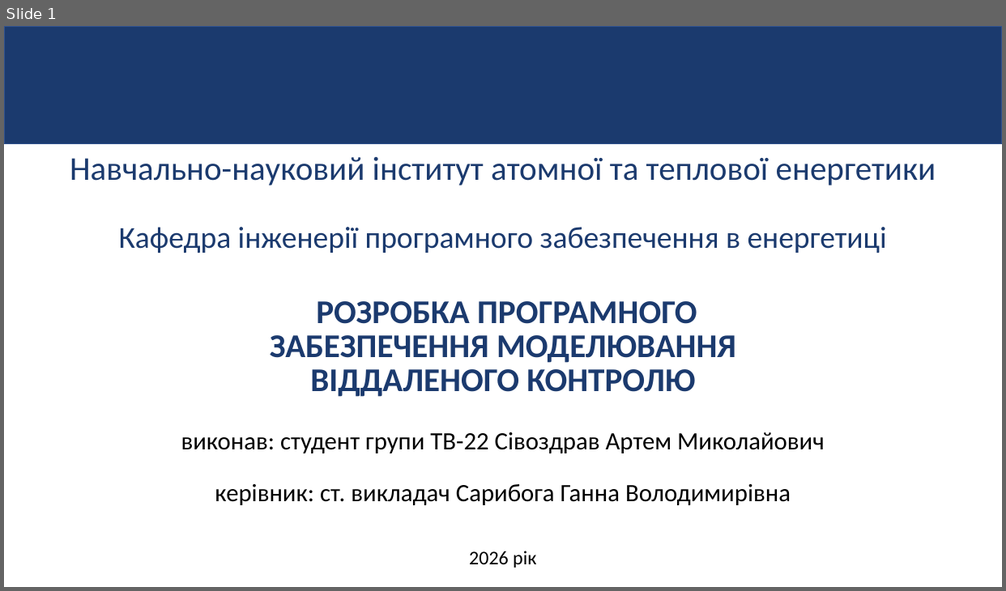
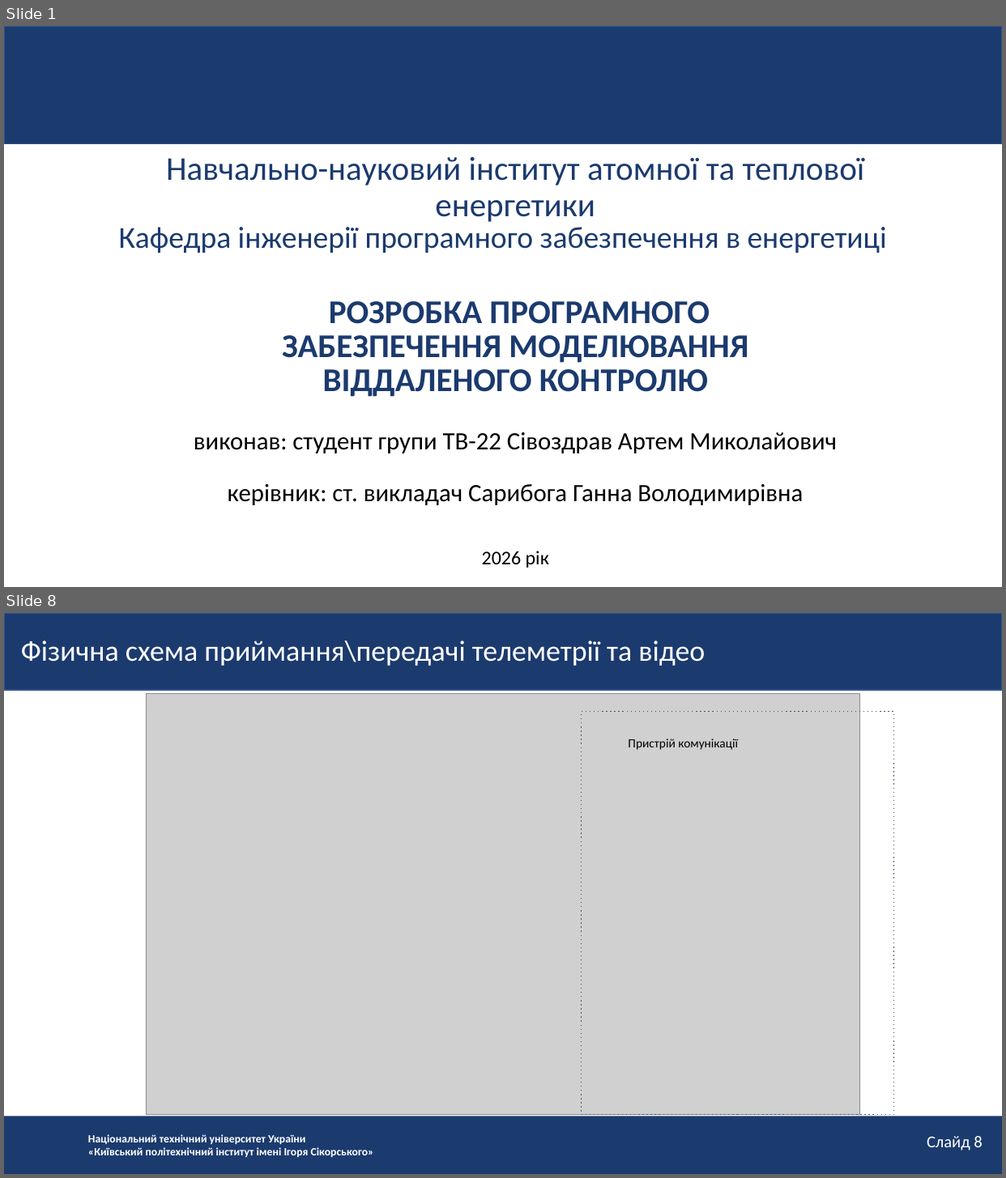
Before and after one commit to ArtemSivozdraw/diplom, a slide deck: Презентація на захист ПП Сівоздрав.pptx. Shown one above the other, each under a label of ours: slide 1 before the commit, slides 1 and 8 after it; the slides between them are not shown. The pictures are 1006x591 and 1006x1178 pixels, drawn with LibreOffice and Linux fonts; fonts in the diff are those of the drawing; grey boxes stand for pictures; background and template pictures are left out. Boxes give left, top, right and bottom in pixels: in the first picture for what was removed or moved away, otherwise in the second. Text is boxed around its words. In the diff, an @@ line names an element or a change of style, - is before the commit and + after.

```diff
--- a/Презентація на захист ПП Сівоздрав.pptx
+++ b/Презентація на захист ПП Сівоздрав.pptx
@@ slide 8 added at box(4, 613, 1002, 1174), background #FFFFFF @@
@@ rectangle added at box(4, 613, 1002, 690), fill #1B3A6E, outline #325490 1 pt @@
@@ text added at box(21, 641, 705, 666), 21 pt, text #FFFFFF @@
+Фізична схема приймання\передачі телеметрії та відео
@@ picture added at box(146, 694, 859, 1115) @@
@@ rectangle added at box(581, 712, 893, 1115), outline #44546A 0.75 pt dashed @@
@@ text added at box(628, 739, 738, 750), 9 pt, text #000000 @@
+Пристрій комунікації
@@ rectangle added at box(4, 1116, 1002, 1174), fill #1B3A6E @@
@@ text added at box(88, 1135, 374, 1157), 8 pt, text #FFFFFF, bold @@
+Національний технічний університет України
+«Київський політехнічний інститут імені Ігоря Сікорського»
@@ text added at box(927, 1136, 982, 1151), 12 pt, text #FFFFFF @@
+Слайд 8
@@ slide 1 changed as well @@
@@ less space between paragraphs in 6 elements at box(194, 433, 837, 454), box(228, 484, 803, 506), box(282, 301, 748, 397), box(482, 551, 549, 568), box(166, 156, 865, 222), box(119, 227, 887, 253) @@
```
Also in this commit, not shown: 1 other slide changed, 13 other slides added, 8 slides removed.
